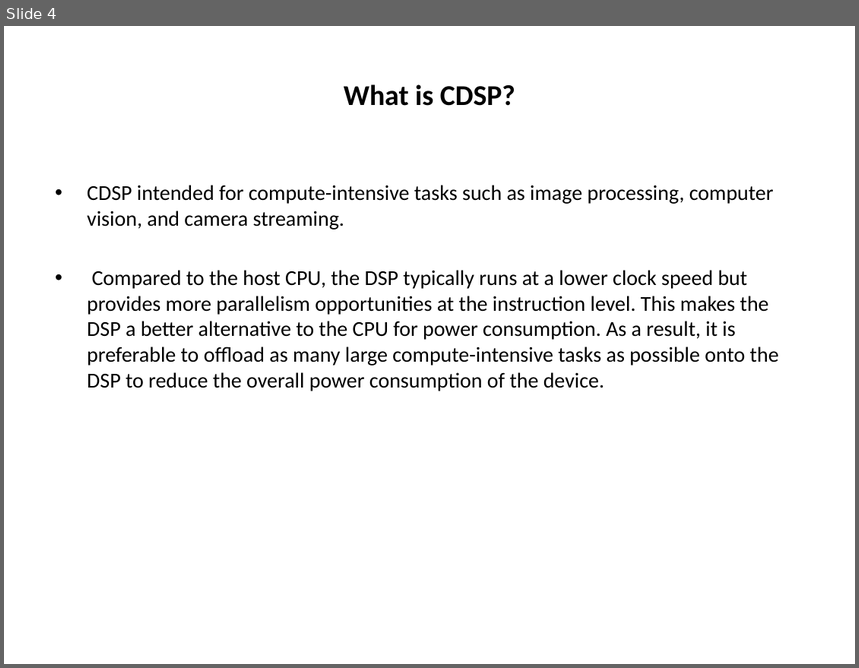
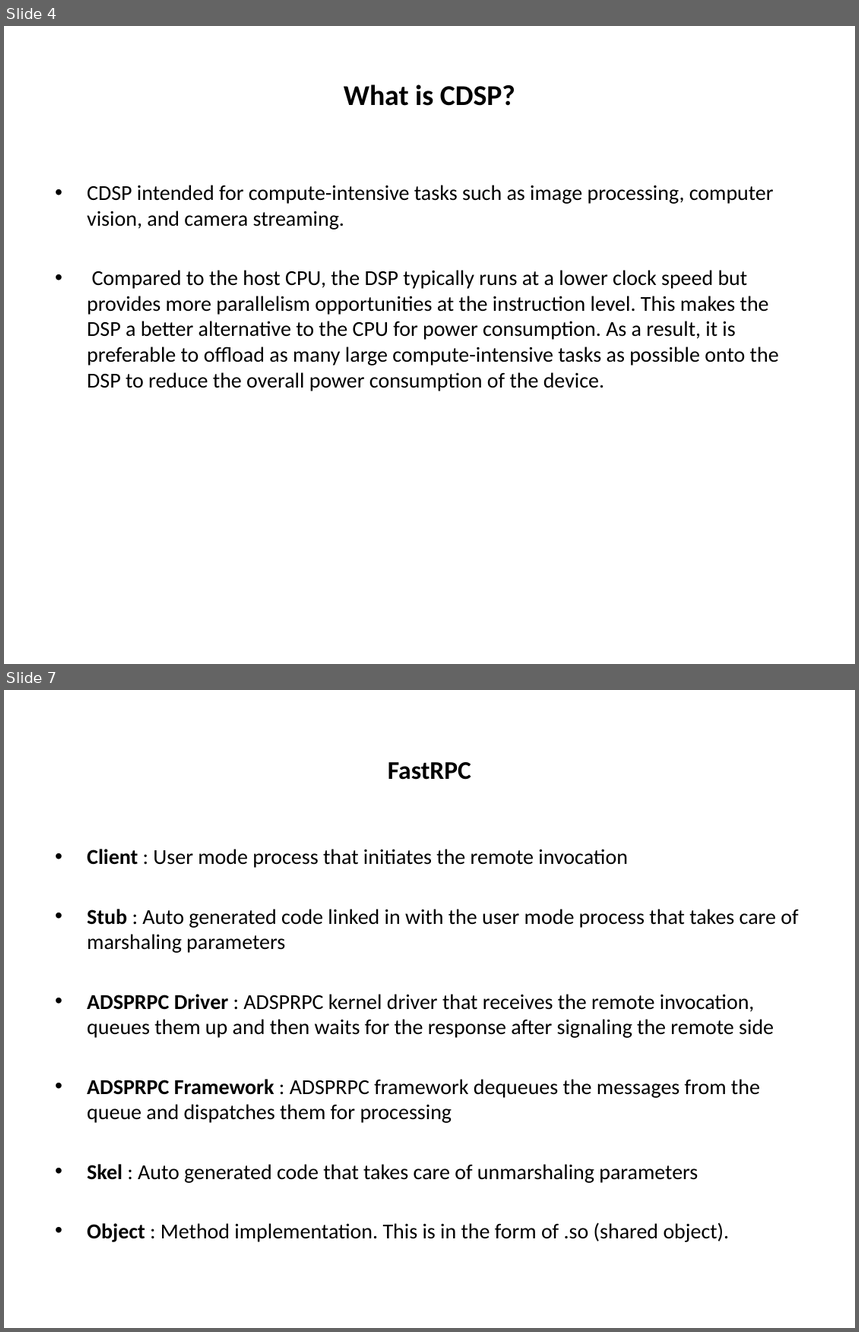
Before and after one commit to Bhagyalakshmi-Marem/TSHtraining, a slide deck: Hexagon_SDK/Docs/Hexagon_SDK_ppt.pptx. Shown one above the other, each under a label of ours: slide 4 before the commit, slides 4 and 7 after it; the slides between them are not shown. The pictures are 859x668 and 859x1332 pixels, drawn with LibreOffice and Linux fonts; fonts in the diff are those of the drawing. Boxes give left, top, right and bottom in pixels: in the first picture for what was removed or moved away, otherwise in the second. Text is boxed around its words. In the diff, an @@ line names an element or a change of style, - is before the commit and + after.

```diff
--- a/Hexagon_SDK/Docs/Hexagon_SDK_ppt.pptx
+++ b/Hexagon_SDK/Docs/Hexagon_SDK_ppt.pptx
@@ slide 7 added at <box>4,690,855,1328</box>, background #FFFFFF @@
@@ title added at <box>388,762,471,780</box>, 21.6 pt, text #000000, bold @@
+FastRPC
@@ text added at <box>87,849,798,1243</box>, 18 pt, text #000000 @@
+• Client : User mode process that initiates the remote invocation
+• Stub : Auto generated code linked in with the user mode process that takes care of marshaling parameters
+• ADSPRPC Driver : ADSPRPC kernel driver that receives the remote invocation, queues them up and then waits for the response after signaling the remote side
+• ADSPRPC Framework : ADSPRPC framework dequeues the messages from the queue and dispatches them for processing
+• Skel : Auto generated code that takes care of unmarshaling parameters
+• Object : Method implementation. This is in the form of .so (shared object).
```
Also in this commit, not shown: 8 slides changed, 8 other slides added, 1 other file.
